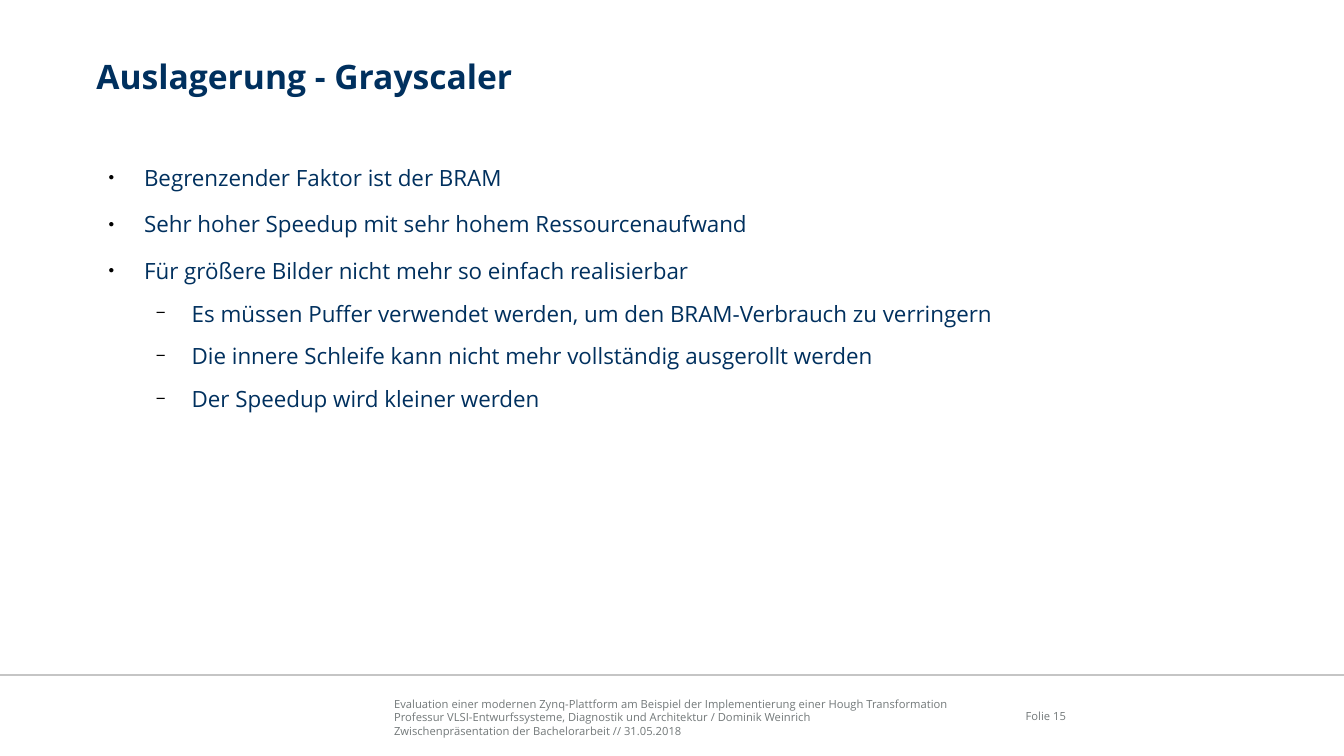
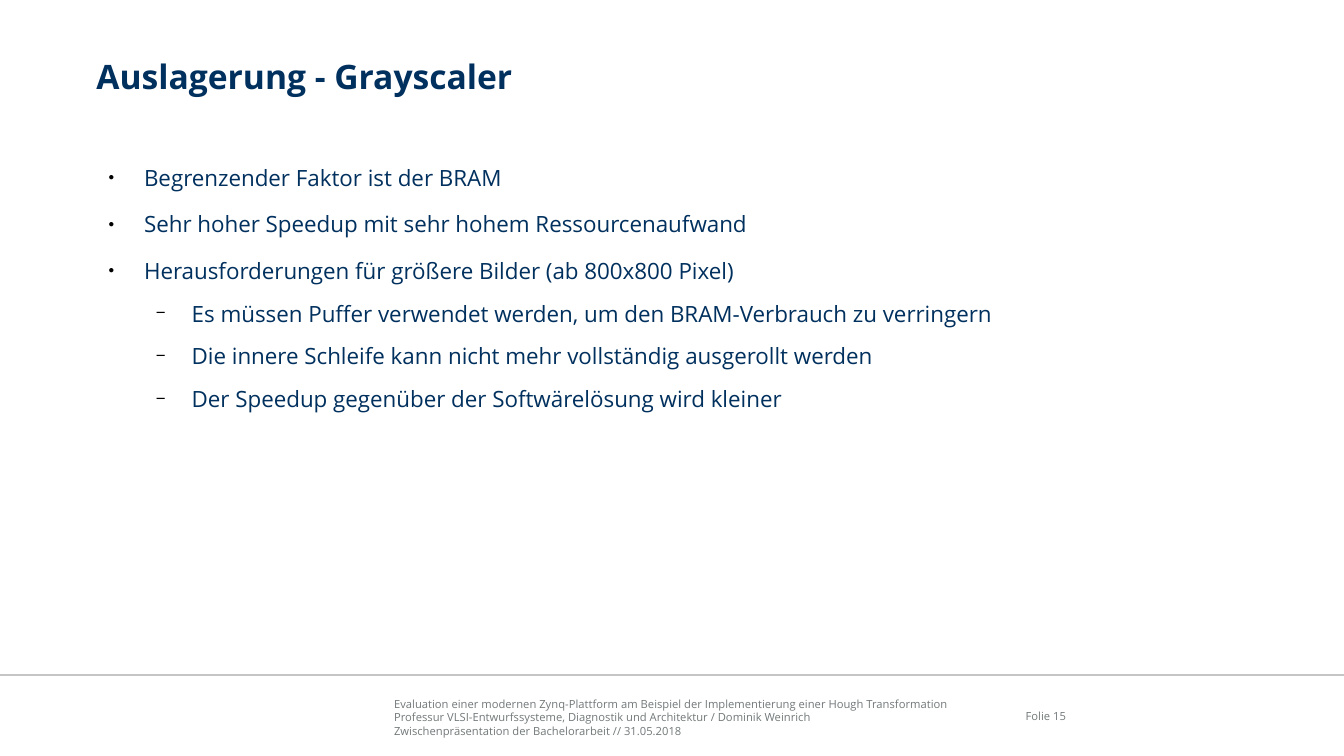
Before and after one commit to freeDom-/hough, a slide deck: slide 15 of Verteidigung/Verteidigung.odp. Drawn at 1344x756 pixels with LibreOffice and Linux fonts; fonts in the diff are those of the drawing; background and template pictures are left out. Boxes give left, top, right and bottom in pixels: in the first picture for what was removed or moved away, otherwise in the second. Text is boxed around its words. In the diff, an @@ line names an element or a change of style, - is before the commit and + after.

```diff
--- a/Verteidigung/Verteidigung.odp
+++ b/Verteidigung/Verteidigung.odp
@@ text at (144,262,734,285): text changed @@
-● Für größere Bilder nicht mehr so einfach realisierbar
+● Herausforderungen für größere Bilder (ab 800x800 Pixel)
@@ text at (192,390,782,413): text changed @@
-  − Der Speedup wird kleiner werden
+  − Der Speedup gegenüber der Softwärelösung wird kleiner
```
Also in this commit, not shown: 2 other slides changed, 2 slides added, 2 slides removed.
